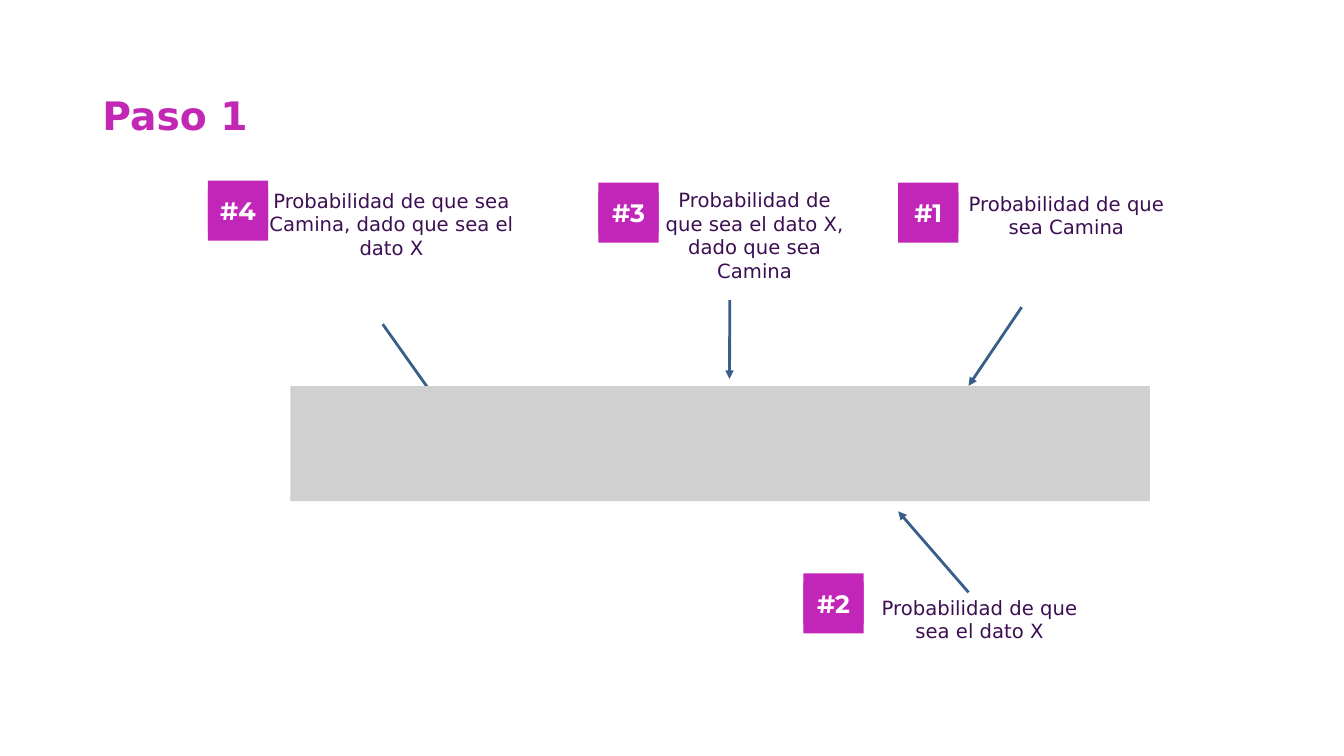
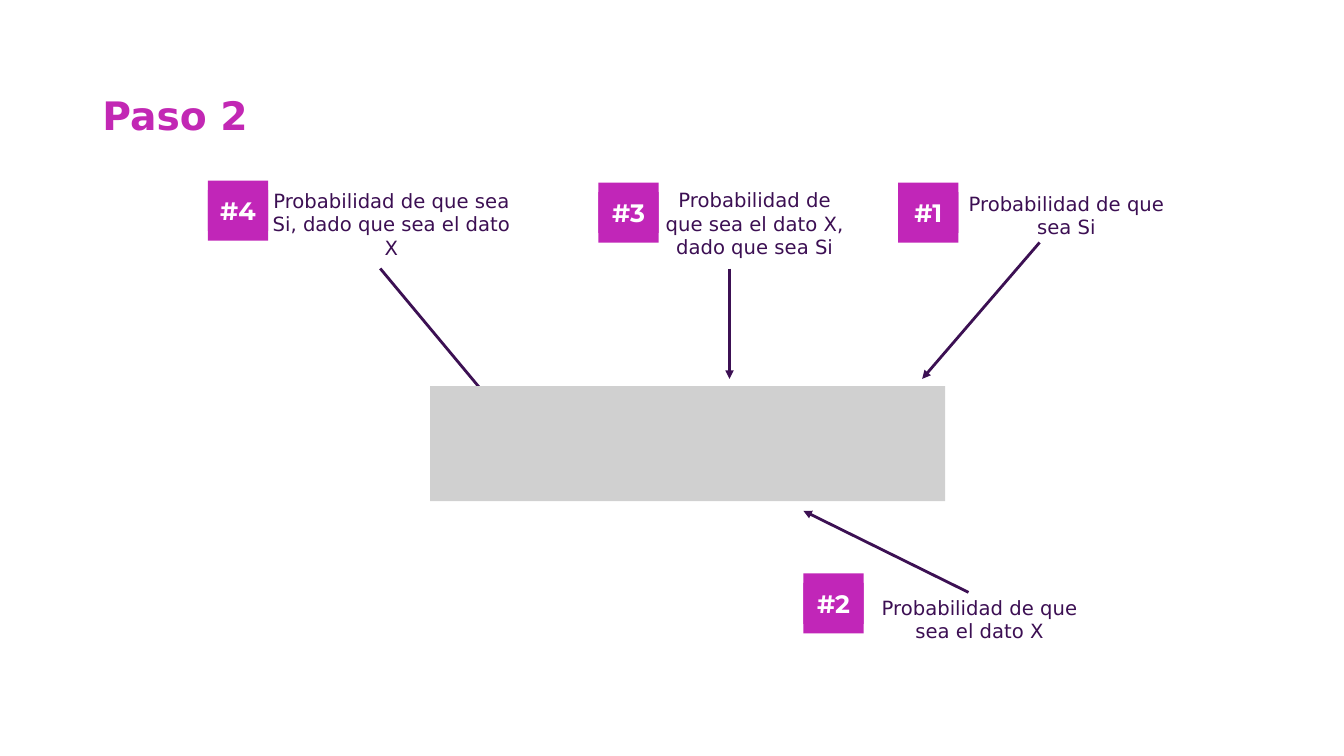
Before and after one commit to csameshiman/Axity_Curso_ML_2023, a slide deck: slide 8 of Diapositivas/Parte 03.Clasificación/03_03_Naive_Bayes.pptx (slide 7 before the commit). Drawn at 1344x756 pixels with LibreOffice and Linux fonts; fonts in the diff are those of the drawing; grey boxes stand for pictures; background and template pictures are left out. Boxes give left, top, right and bottom in pixels: in the first picture for what was removed or moved away, otherwise in the second. Text is boxed around its words. In the diff, an @@ line names an element or a change of style, - is before the commit and + after.

```diff
--- a/Diapositivas/Parte 03.Clasificación/03_03_Naive_Bayes.pptx
+++ b/Diapositivas/Parte 03.Clasificación/03_03_Naive_Bayes.pptx
@@ title at (102, 101, 247, 131): text changed @@
-Paso 1
+Paso 2
@@ text at (273, 193, 510, 255): text changed @@
-Probabilidad de que sea Camina, dado que sea el dato X
+Probabilidad de que sea Si, dado que sea el dato X
@@ text at (666, 192, 844, 258): text changed @@
-Probabilidad de que sea el dato X, dado que sea Camina
+Probabilidad de que sea el dato X, dado que sea Si
@@ text at (969, 196, 1164, 235): text changed @@
-Probabilidad de que sea Camina
+Probabilidad de que sea Si
@@ arrow moved from (383, 325) - (438, 402) to (380, 268) - (497, 408) @@
@@ arrow (380, 268) - (497, 408): stroke #3A5E8A 2 pt to #3C1053 2 pt @@
@@ arrow moved from (730, 300) - (730, 379) to (730, 268) - (730, 379) @@
@@ arrow (730, 268) - (730, 379): stroke #3A5E8A 2 pt to #3C1053 2 pt @@
@@ arrow moved from (1022, 308) - (969, 386) to (1040, 243) - (923, 379) @@
@@ arrow (1040, 243) - (923, 379): stroke #3A5E8A 2 pt to #3C1053 2 pt @@
@@ picture: place and size @@
-picture at (290, 386, 1150, 501)
+picture at (431, 386, 946, 501)
@@ arrow moved from (969, 593) - (898, 511) to (969, 593) - (804, 511) @@
@@ arrow (969, 593) - (804, 511): stroke #3A5E8A 2 pt to #3C1053 2 pt @@
```
Also in this commit, not shown: 14 other slides changed.
